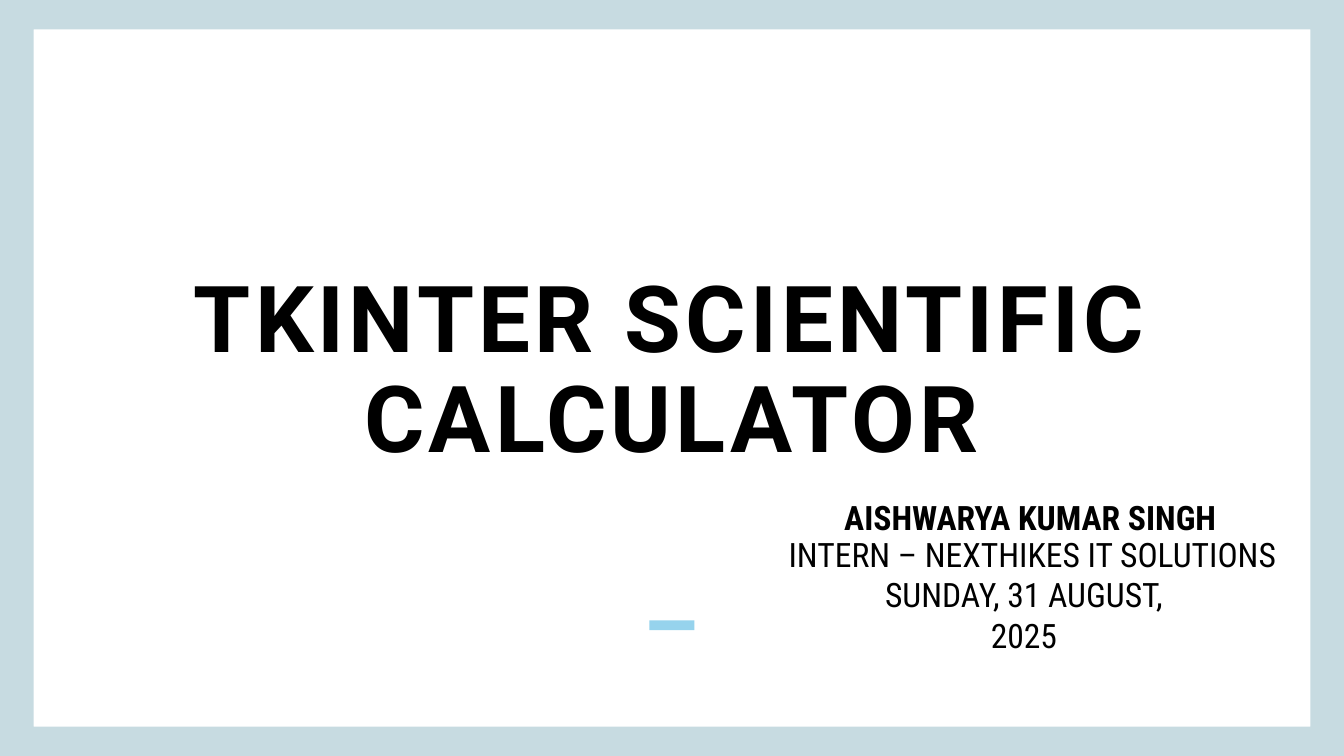
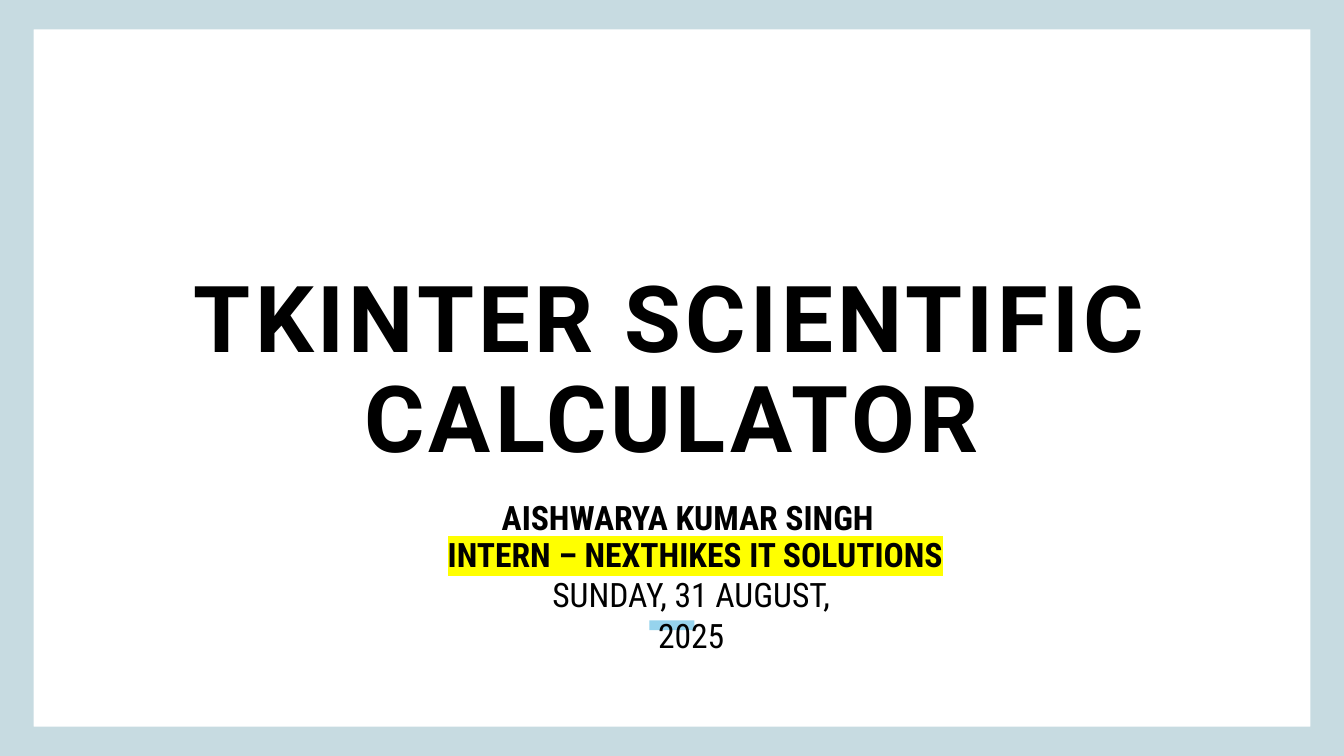
Before and after one commit to aishks14/scientific-calc-project-2, a slide deck: slide 1 of scientific-calculator-project-2.pptx. Drawn at 1344x756 pixels with LibreOffice and Linux fonts; fonts in the diff are those of the drawing; background and template pictures are left out. Boxes give left, top, right and bottom in pixels: in the first picture for what was removed or moved away, otherwise in the second. Text is boxed around its words. In the diff, an @@ line names an element or a change of style, - is before the commit and + after.

```diff
--- a/scientific-calculator-project-2.pptx
+++ b/scientific-calculator-project-2.pptx
@@ subtitle "AISHWARYA KUMAR SINGH" rewrapped from bbox=[844, 505, 1216, 531] to bbox=[502, 505, 873, 539] @@
@@ text "INTERN – NEXTHIKES IT SOLUTIONS": place and size @@
-text "INTERN – NEXTHIKES IT SOLUTIONS" at bbox=[789, 542, 1276, 568]
+text "INTERN – NEXTHIKES IT SOLUTIONS" at bbox=[448, 542, 943, 568]
@@ text "INTERN – NEXTHIKES IT SOLUTIONS" at bbox=[448, 542, 943, 568]: highlight none to #FFFF00, bold on @@
@@ text "SUNDAY, 31 AUGUST, 2025": place and size @@
-text "SUNDAY, 31 AUGUST, 2025" at bbox=[885, 582, 1163, 649]
+text "SUNDAY, 31 AUGUST, 2025" at bbox=[552, 582, 830, 649]
```
Also in this commit, not shown: 5 other slides changed, 6 slides added, 6 slides removed.
